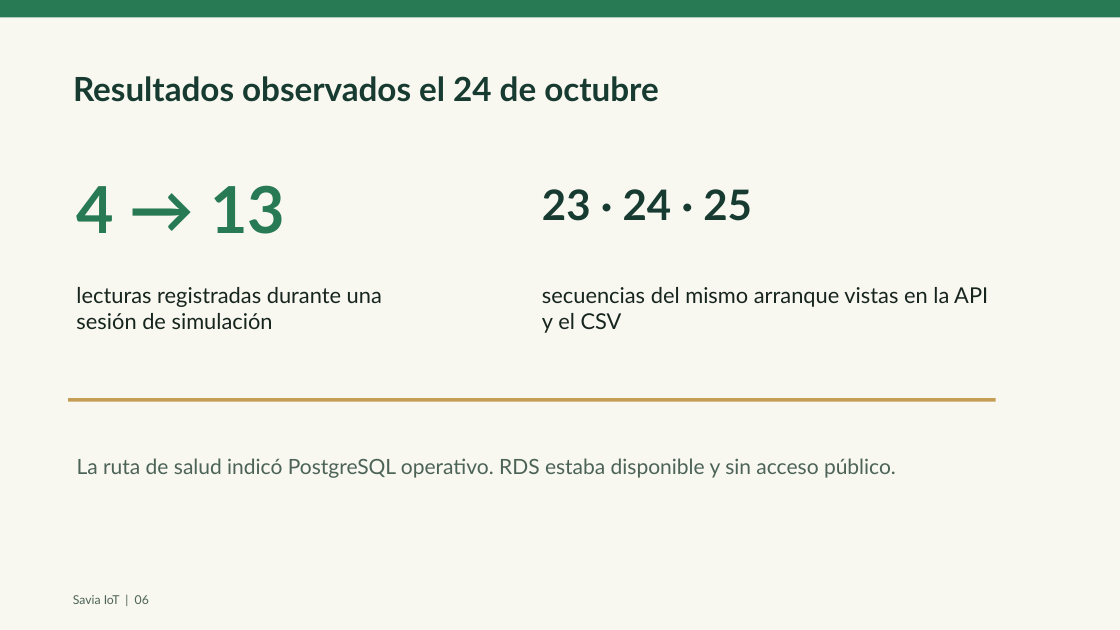
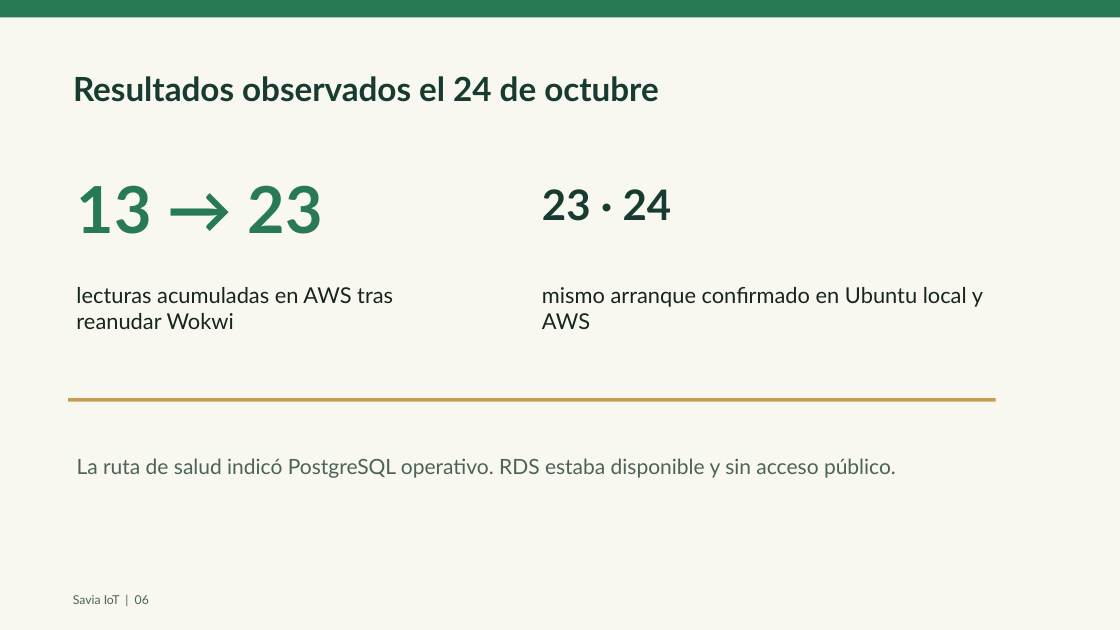
Before and after one commit to nathernandez1189/savia-iot, a slide deck: slide 6 of entregables/Savia_IoT_Practica_1_AWS.pptx. Drawn at 1120x630 pixels with LibreOffice and Linux fonts; fonts in the diff are those of the drawing. Boxes give left, top, right and bottom in pixels: in the first picture for what was removed or moved away, otherwise in the second. Text is boxed around its words. In the diff, an @@ line names an element or a change of style, - is before the commit and + after.

Commit message:
feat: verificar Ubuntu local y actualizar evidencias de Practica 1

```diff
--- a/entregables/Savia_IoT_Practica_1_AWS.pptx
+++ b/entregables/Savia_IoT_Practica_1_AWS.pptx
@@ text at (77, 185, 323, 234): text changed @@
-4 → 13
+13 → 23
@@ text at (542, 189, 672, 221): text changed @@
-23 · 24 · 25
+23 · 24
@@ text at (76, 287, 393, 329): text changed @@
-lecturas registradas durante una sesión de simulación
+lecturas acumuladas en AWS tras reanudar Wokwi
@@ text at (542, 287, 983, 329): text changed @@
-secuencias del mismo arranque vistas en la API y el CSV
+mismo arranque confirmado en Ubuntu local y AWS
```
Also in this commit, not shown: 2 other slides changed, 9 other files.
